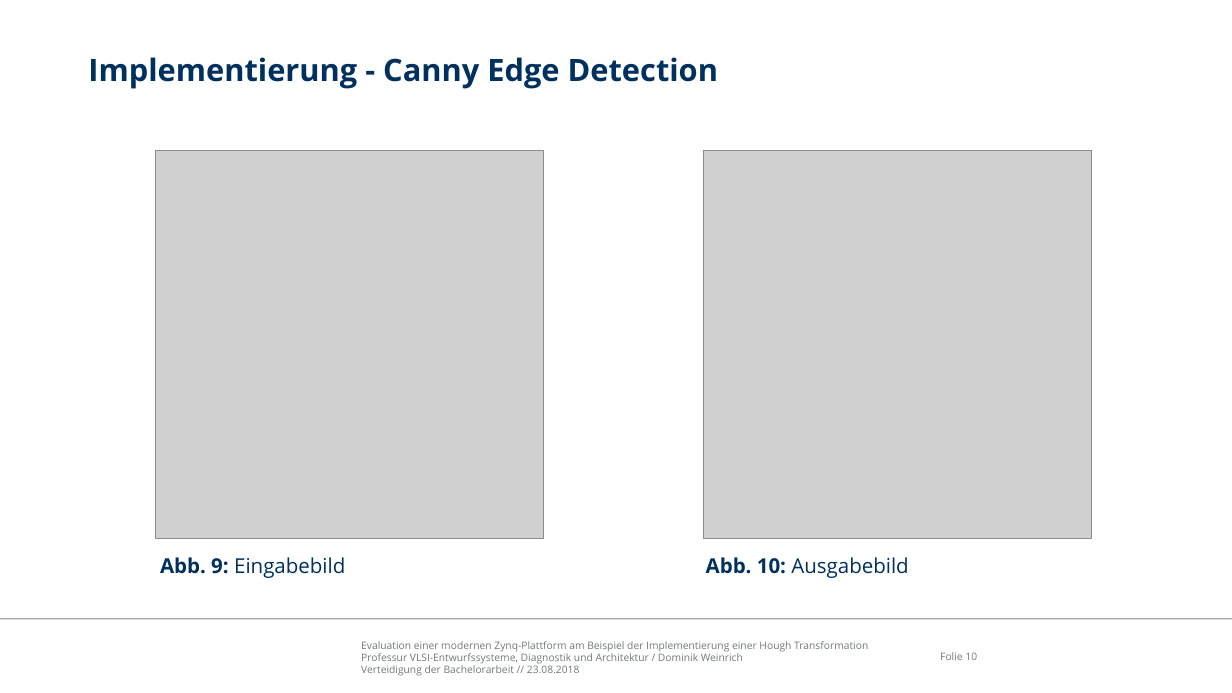
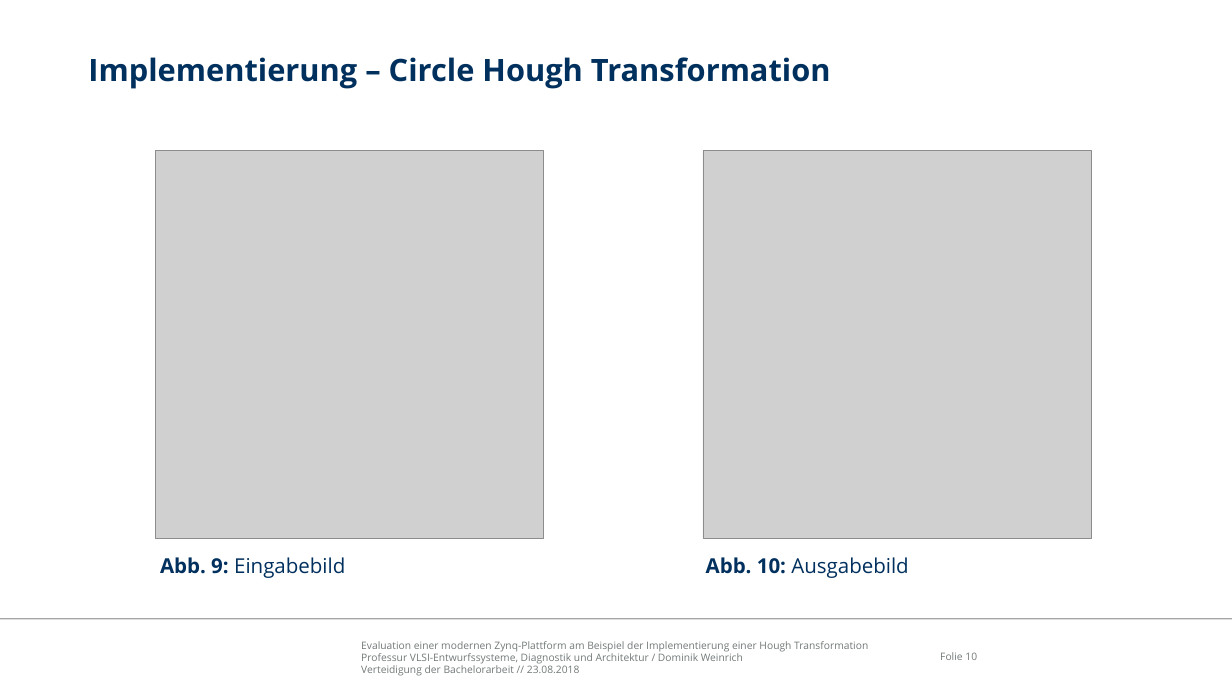
Before and after one commit to freeDom-/hough, a slide deck: slide 10 of Verteidigung/Verteidigung.odp. Drawn at 1232x693 pixels with LibreOffice and Linux fonts; fonts in the diff are those of the drawing; grey boxes stand for pictures; background and template pictures are left out. Boxes give left, top, right and bottom in pixels: in the first picture for what was removed or moved away, otherwise in the second. Text is boxed around its words. In the diff, an @@ line names an element or a change of style, - is before the commit and + after.

```diff
--- a/Verteidigung/Verteidigung.odp
+++ b/Verteidigung/Verteidigung.odp
@@ title at [88,57,831,89]: text changed @@
-Implementierung - Canny Edge Detection
+Implementierung – Circle Hough Transformation
```
Also in this commit, not shown: 11 other slides changed, 1 slide added, 1 other file.
